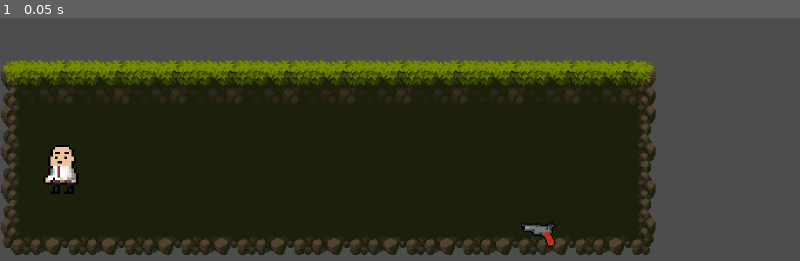
Above: before the commit, frame 1.
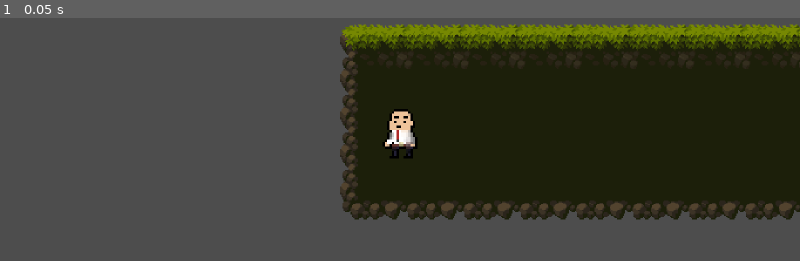
Above: after the commit, the same moment.

Repository: Flipfloppm/jump-n-gun
Game: Godot game, scene res://Levels/test_level.tscn
Same seed, same stepped clock (60 frames per second), same inputs: the game is played once before the commit and once after it. This scene is started directly instead of the project's main scene.
Inputs:
- Up to frame 1 (0.05 s): no input

The runs differ from the first frame. In frame 1, 64% of the frame differs, in the area x 0-100%, y 2-98%.

Commit message:
Added camera to follow player

Diff:
--- a/Characters/player.tscn
+++ b/Characters/player.tscn
@@ -45,6 +45,9 @@
 position = Vector2(52, -4)
 
 [node name="Camera2D" parent="." instance=ExtResource("5_odu63")]
+position = Vector2(-1, 1)
+anchor_mode = 1
+script = null
 
 [node name="MultiplayerSynchronizer" type="MultiplayerSynchronizer" parent="."]
 replication_config = SubResource("SceneReplicationConfig_qq1f1")
--- a/Levels/tutorial_level.tscn
+++ b/Levels/tutorial_level.tscn
@@ -1,10 +1,9 @@
-[gd_scene load_steps=19 format=3 uid="uid://dx2dup1o6g6ch"]
+[gd_scene load_steps=18 format=3 uid="uid://dx2dup1o6g6ch"]
 
 [ext_resource type="Texture2D" uid="uid://bsigt7n3mxr1i" path="res://Art/Parallax/justsky.png" id="1_4o4e4"]
 [ext_resource type="Script" path="res://Levels/tutorial_level.gd" id="1_s0nef"]
 [ext_resource type="Texture2D" uid="uid://c8lkberygf4ow" path="res://Art/Parallax/cloud3.png" id="2_e1jst"]
 [ext_resource type="PackedScene" uid="uid://pxa5tmuyeak5" path="res://Characters/player.tscn" id="2_ednqv"]
-[ext_resource type="PackedScene" uid="uid://brwfur3esdpq0" path="res://Levels/camera_2d.tscn" id="3_sldjp"]
 [ext_resource type="Texture2D" uid="uid://cdkvg1oapnr25" path="res://Art/Parallax/cloud1.png" id="3_wnv32"]
 [ext_resource type="Texture2D" uid="uid://dyrghk3mw2sk3" path="res://Art/LevelTiles/metal-block-8.png" id="4_bsj7e"]
 [ext_resource type="Texture2D" uid="uid://dldq0513v6icp" path="res://Art/Parallax/cloud2.png" id="4_tjhv5"]
@@ -137,10 +136,6 @@
 scale = Vector2(0.967188, 0.927778)
 texture = ExtResource("4_tjhv5")
 
-[node name="Camera2D" parent="." instance=ExtResource("3_sldjp")]
-position = Vector2(-1, 0.999992)
-scale = Vector2(0.75, 0.75)
-
 [node name="TileMap" type="TileMap" parent="."]
 tile_set = SubResource("TileSet_mhm7g")
 format = 2
